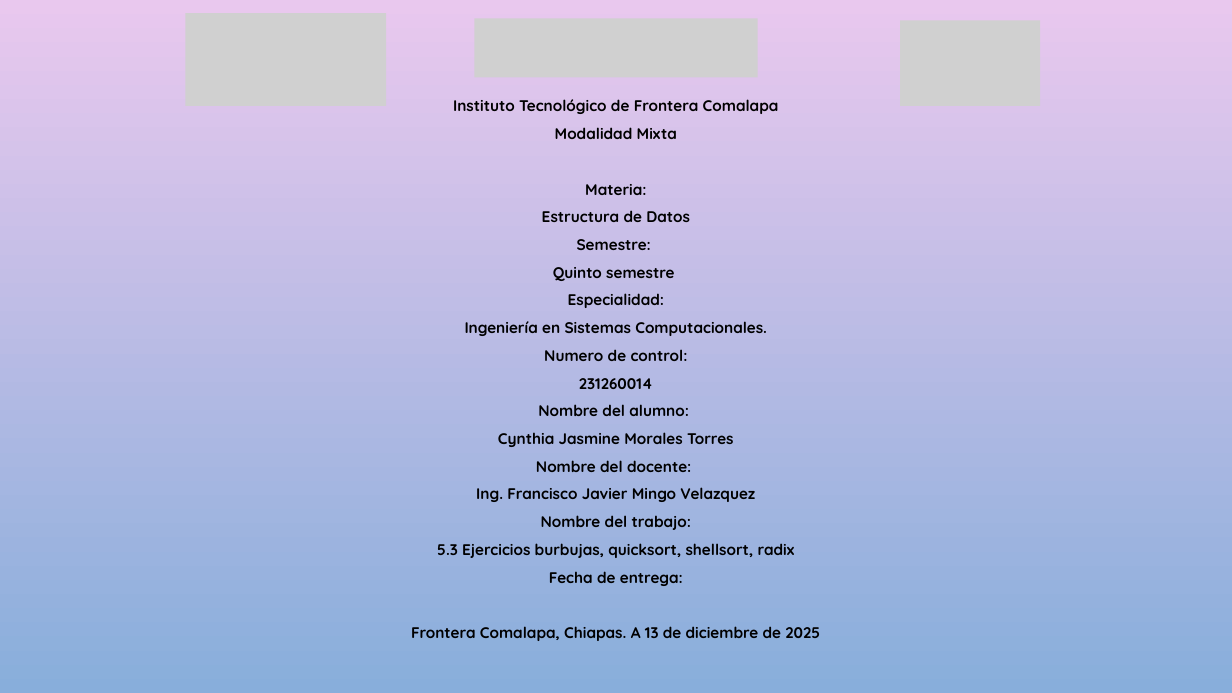
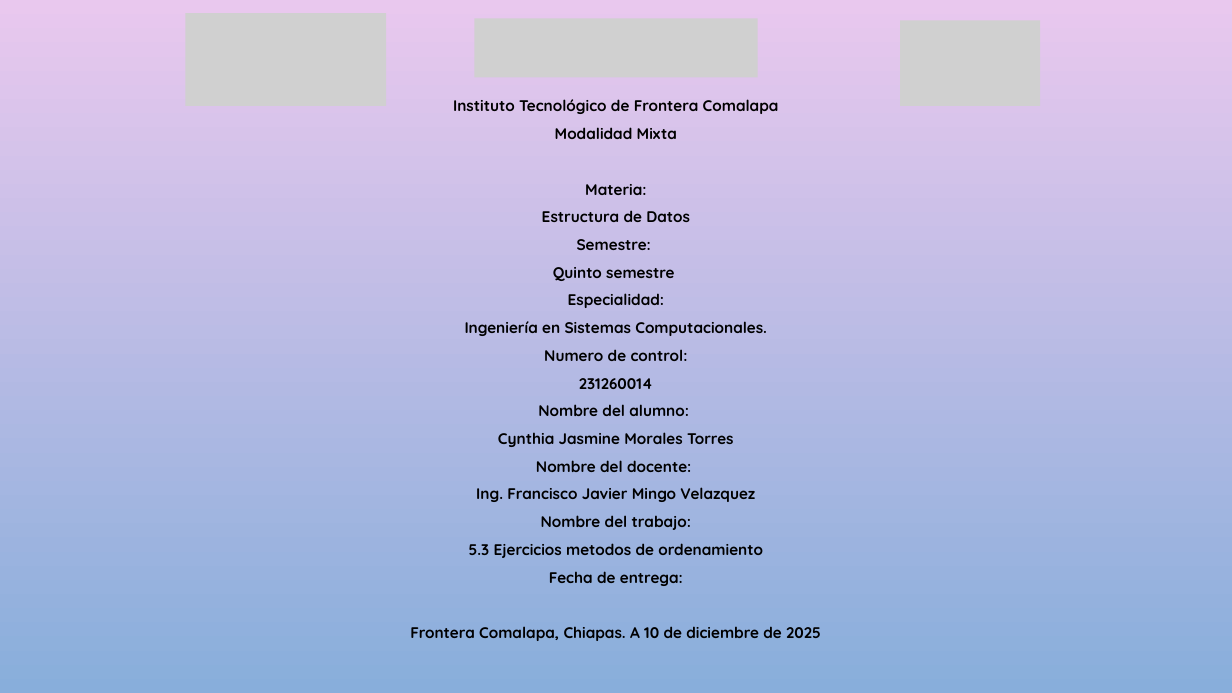
Before and after one commit to Cynthia21Morales/EstructuraDeDatos_CynthiaJasmineMT, a slide deck: slide 1 of ED-Tema-5/5.3 EJERCICIOS_CYNTHIA JASMINE MORALES TORRES.pptx. Drawn at 1232x693 pixels with LibreOffice and Linux fonts; fonts in the diff are those of the drawing; grey boxes stand for pictures; background and template pictures are left out. Boxes give left, top, right and bottom in pixels: in the first picture for what was removed or moved away, otherwise in the second. Text is boxed around its words. In the diff, an @@ line names an element or a change of style, - is before the commit and + after.

```diff
--- a/ED-Tema-5/5.3 EJERCICIOS_CYNTHIA JASMINE MORALES TORRES.pptx
+++ b/ED-Tema-5/5.3 EJERCICIOS_CYNTHIA JASMINE MORALES TORRES.pptx
@@ text at [469,543,763,558]: text changed @@
-5.3 Ejercicios burbujas, quicksort, shellsort, radix
+5.3 Ejercicios metodos de ordenamiento
@@ text at [410,626,821,641]: text changed @@
-Frontera Comalapa, Chiapas. A 13 de diciembre de 2025
+Frontera Comalapa, Chiapas. A 10 de diciembre de 2025
```
Also in this commit, not shown: 1 other slide changed.
